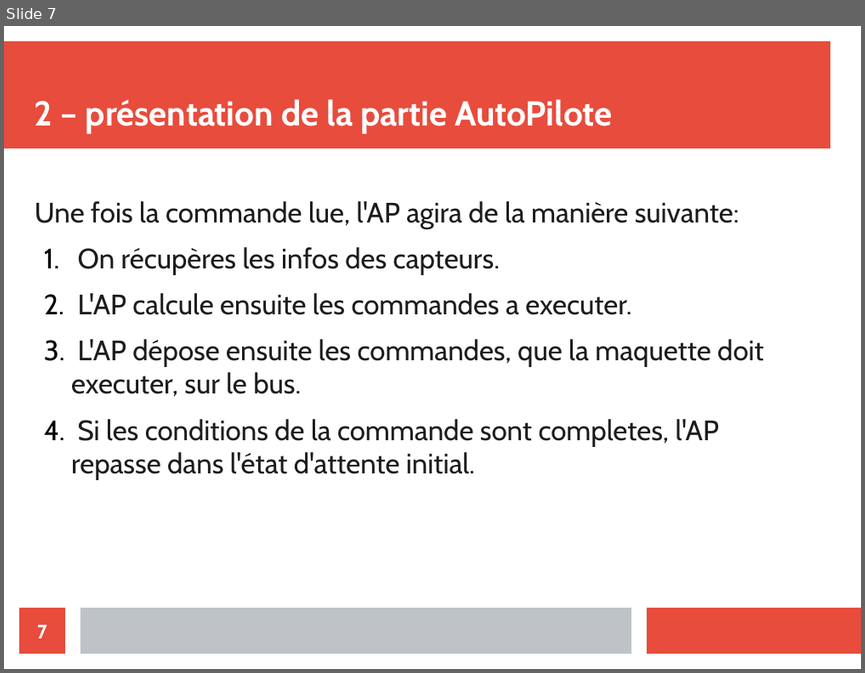
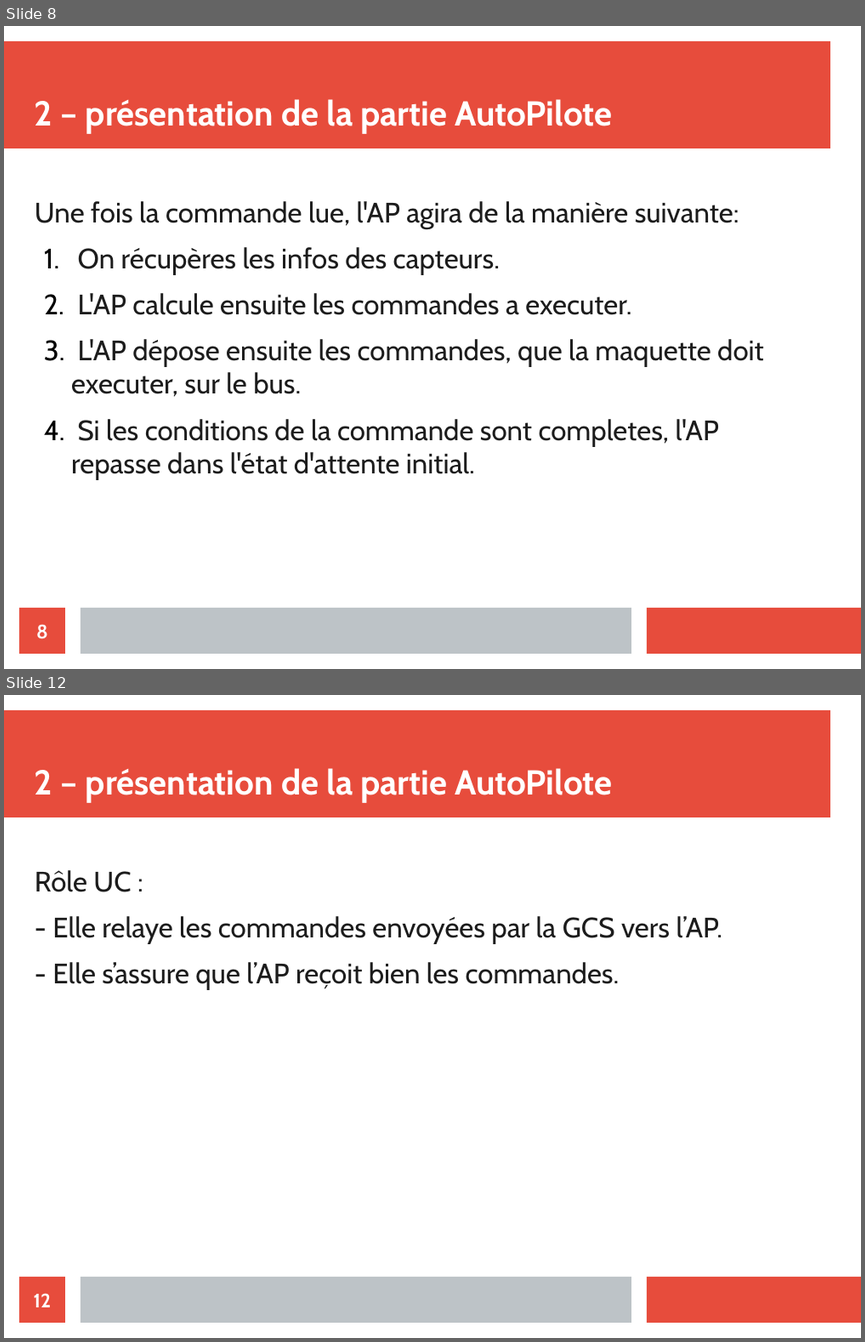
Before and after one commit to athmanmekh/AuttoPIlote-X-OPEN-PILOT, a slide deck: presentation/diapoPresentation.odp. Shown one above the other, each under a label of ours: slide 7 before the commit, slides 8 and 12 after it; the slides between them are not shown. The pictures are 865x673 and 865x1342 pixels, drawn with LibreOffice and Linux fonts; fonts in the diff are those of the drawing. Boxes give left, top, right and bottom in pixels: in the first picture for what was removed or moved away, otherwise in the second. Text is boxed around its words. In the diff, an @@ line names an element or a change of style, - is before the commit and + after.

```diff
--- a/presentation/diapoPresentation.odp
+++ b/presentation/diapoPresentation.odp
@@ slide 12 added at bbox=[4, 695, 861, 1338], background #FFFFFF; not listed: 3 template elements that a slide beside it also shows @@
@@ title added at bbox=[35, 768, 613, 803], 32 pt, text #FFFFFF, bold @@
+2 – présentation de la partie AutoPilote
@@ text added at bbox=[35, 870, 722, 989], 26 pt, text #1C1C1C @@
+Rôle UC :
+- Elle relaye les commandes envoyées par la GCS vers l’AP.
+- Elle s’assure que l’AP reçoit bien les commandes.
@@ page number added at bbox=[19, 1276, 65, 1322], fill #E74C3C, 18 pt, text #FFFFFF, bold @@
+12
@@ what was slide 7 is now slide 8 @@
@@ page number at bbox=[36, 624, 48, 639]: text changed @@
-7
+8
```
Also in this commit, not shown: 4 slides changed, 4 other slides added, 3 other files.
